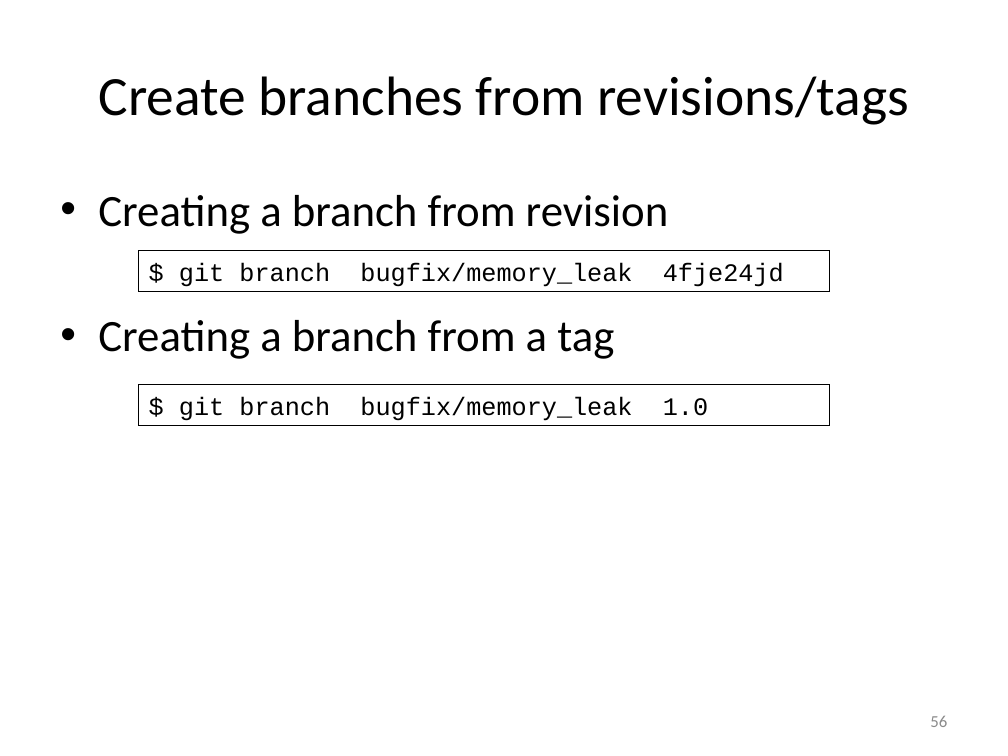
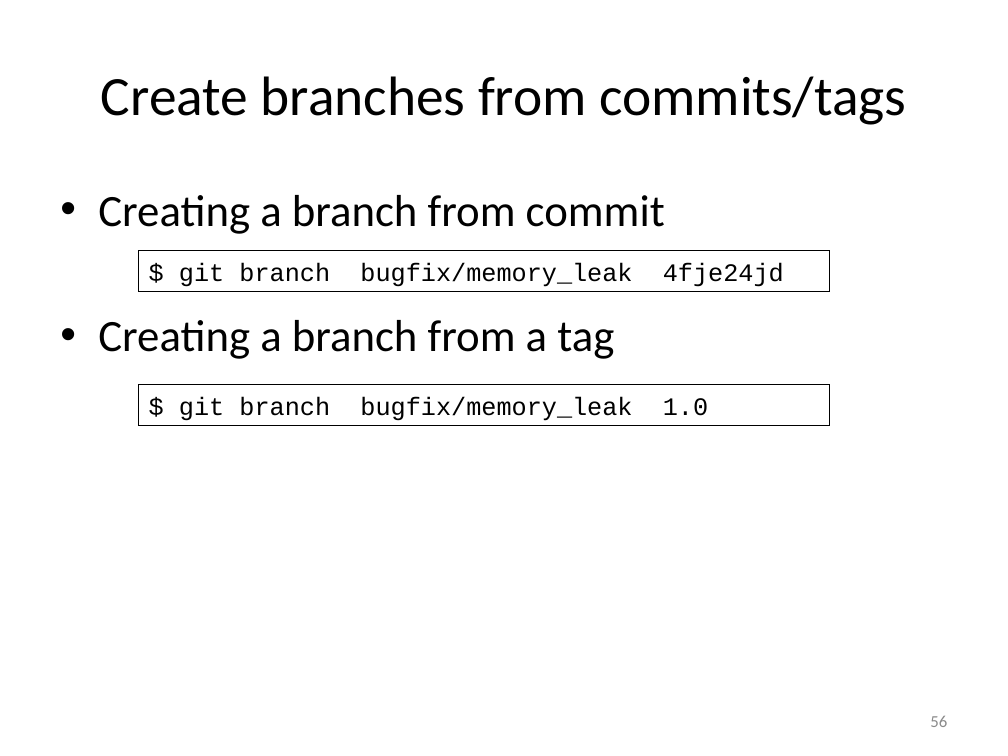
Before and after one commit to gjbex/Version-control-with-git, a slide deck: slide 56 of version_control_git.pptx. Drawn at 1008x756 pixels with LibreOffice and Linux fonts; fonts in the diff are those of the drawing. Boxes give left, top, right and bottom in pixels: in the first picture for what was removed or moved away, otherwise in the second. Text is boxed around its words. In the diff, an @@ line names an element or a change of style, - is before the commit and + after.

Commit message:
Use "commit" rather than "revision"
For consistency, it is better to mostly refer to commits, rather than revisions.

```diff
--- a/version_control_git.pptx
+++ b/version_control_git.pptx
@@ title at (101,76,906,125): text changed @@
-Create branches from revisions/tags
+Create branches from commits/tags
@@ text at (98,195,665,234): text changed @@
-• Creating a branch from revision
+• Creating a branch from commit
```
Also in this commit, not shown: 11 other slides changed.
